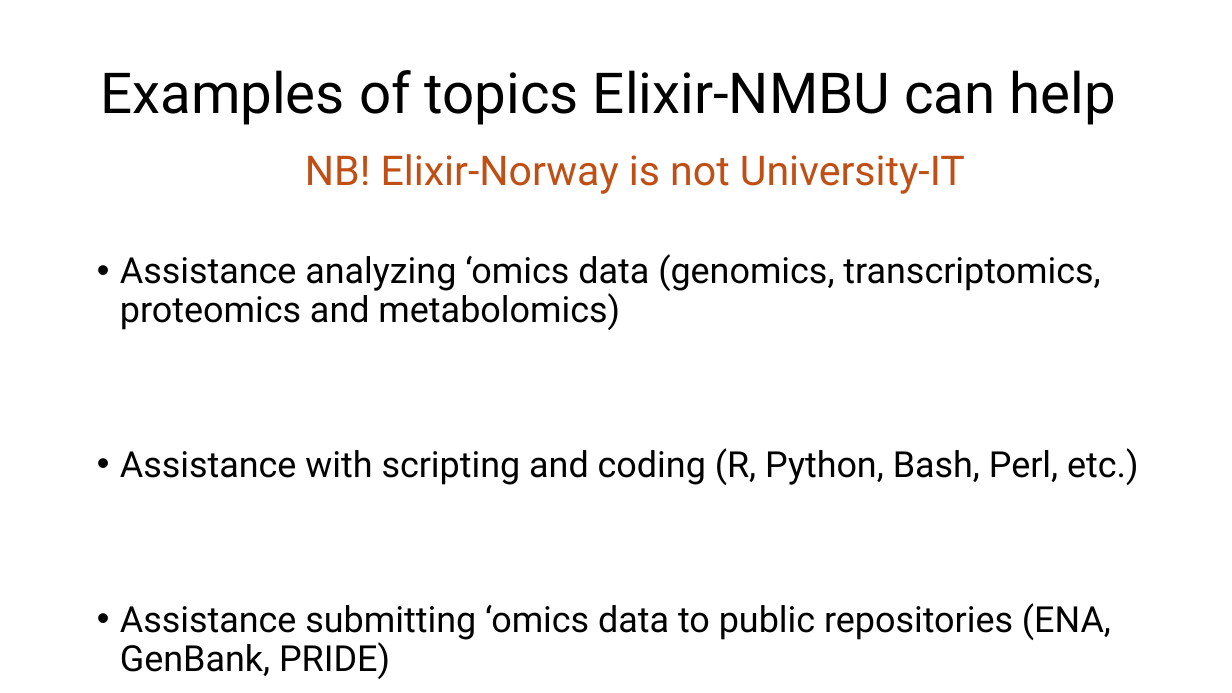
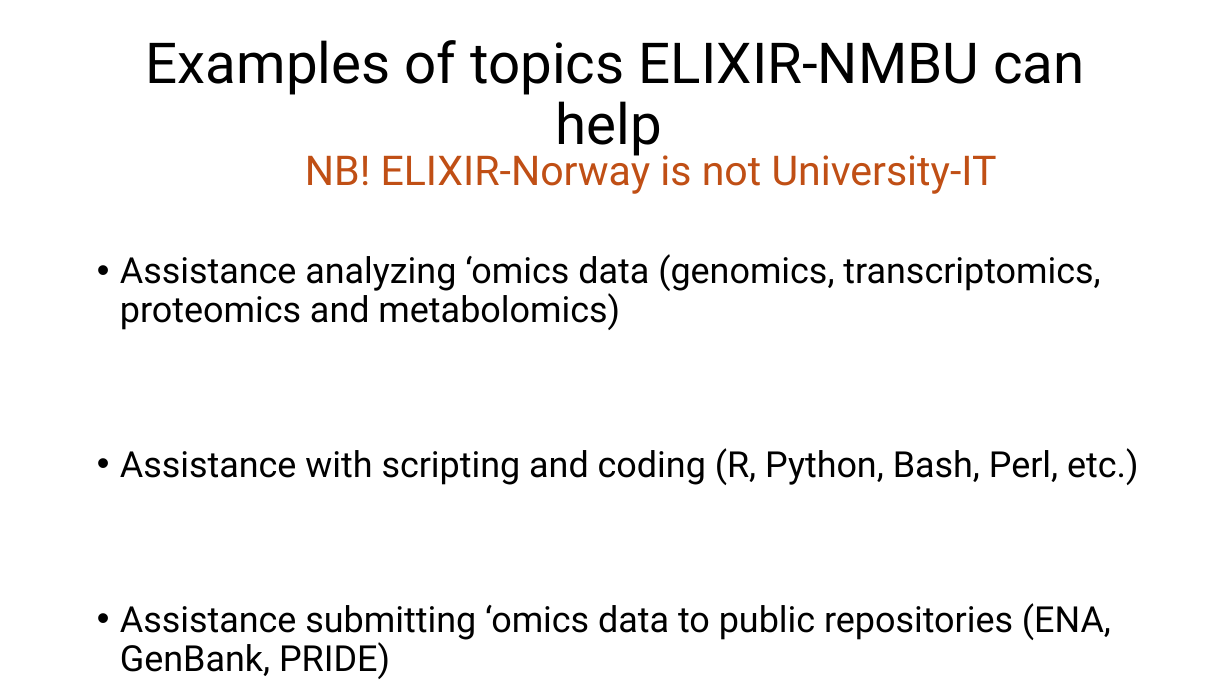
Before and after one commit to ELIXIR-Norway-Training/elixir-nels-galaxy-rnaseq, a slide deck: slide 5 of slides/ElixirAt_OsloMet_2026.pptx. Drawn at 1232x693 pixels with LibreOffice and Linux fonts; fonts in the diff are those of the drawing. Boxes give left, top, right and bottom in pixels: in the first picture for what was removed or moved away, otherwise in the second. Text is boxed around its words. In the diff, an @@ line names an element or a change of style, - is before the commit and + after.

Commit message:
ELIXIR

```diff
--- a/slides/ElixirAt_OsloMet_2026.pptx
+++ b/slides/ElixirAt_OsloMet_2026.pptx
@@ title at bbox=[146, 40, 1084, 156]: text changed @@
-Examples of topics Elixir-NMBU can help
+Examples of topics ELIXIR-NMBU can help
@@ text at bbox=[305, 147, 997, 194]: text changed @@
-NB! Elixir-Norway is not University-IT
+NB! ELIXIR-Norway is not University-IT
```
Also in this commit, not shown: 4 other slides changed, 1 other file.
